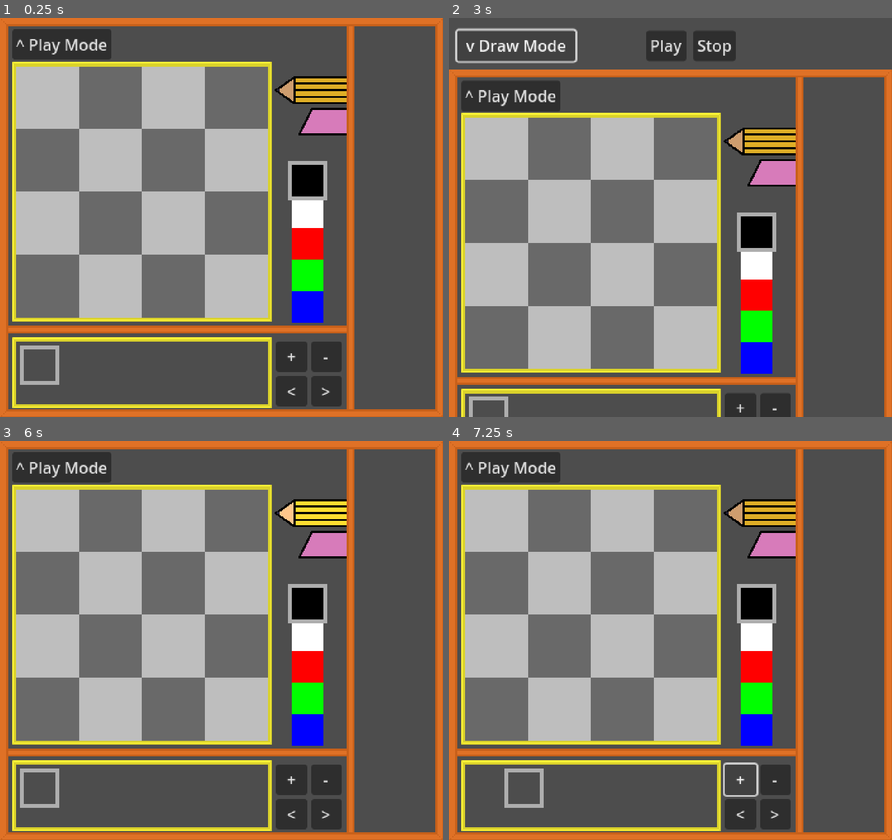
Above: before the commit, frames 1-4 (two rows, left to right).
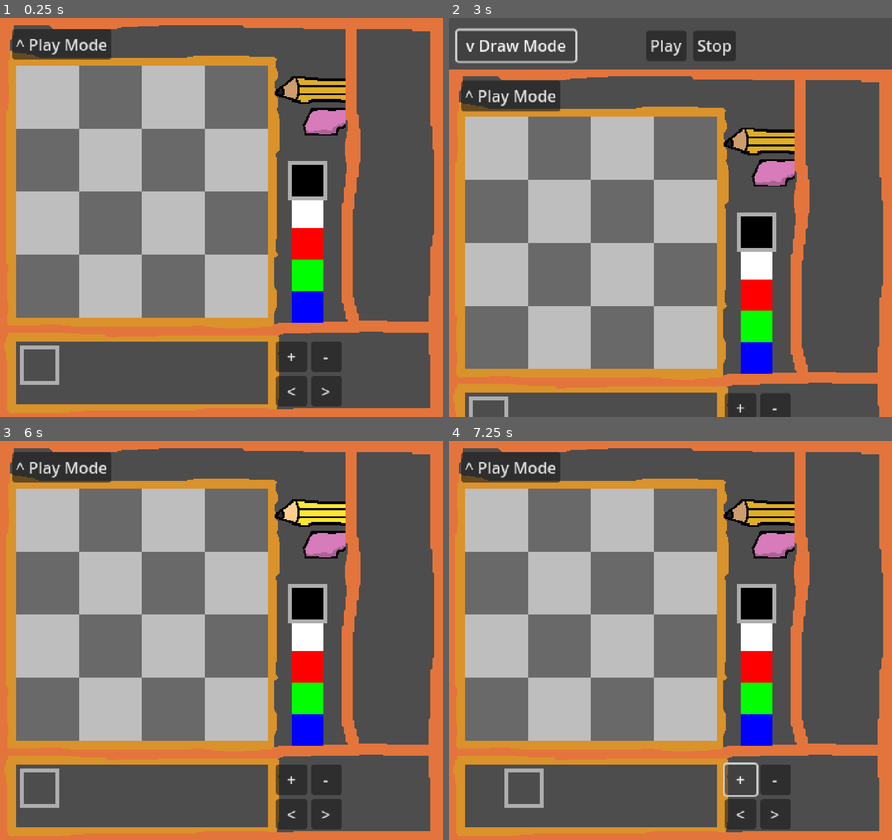
Above: after the commit, the same moments.

Repository: kennethbchen/Fireworkshop-Game
Game: Godot game, scene res://scenes/main.tscn
Same seed, same stepped clock (60 frames per second), same inputs: the game is played once before the commit and once after it. Sound files missing from this copy of the repository are replaced by a short silence.
Inputs (mouse positions are in pixels of both pictures, inside the frame that each line leads up to):
- Up to frame 1 (0.25 s): no input
- Up to frame 2 (3 s): click "^ Play Mode" at 0.5 s; click "Play" at 1.25 s; click "Play" at 2 s; click "v Draw Mode" at 2.75 s
- Up to frame 3 (6 s): click "^ Play Mode" at 3.5 s; click "Stop" at 4.25 s; click "v Draw Mode" at 5 s; click (314, 512) at 5.75 s
- Up to frame 4 (7.25 s): click "+" at 6.5 s

The runs differ from the first frame. In frame 1, 15% of the frame differs, in the area x 0-100%, y 0-100%; in frame 2, 13%; in frame 3, 15%; in frame 4, 15%.

Commit message:
Updated pencil and eraser buttons

Diff:
--- a/default_theme.tres
+++ /dev/null
@@ -1,34 +0,0 @@
-[gd_resource type="Theme" load_steps=7 format=3 uid="uid://cf4o03b3xx7wv"]
-
-[ext_resource type="Texture2D" uid="uid://dut4j4cbxvqd4" path="res://sprites/ui_panels/ui_panels_primary.png" id="1_a0p2m"]
-[ext_resource type="Texture2D" uid="uid://bgjqwba516tvb" path="res://sprites/ui_panels/ui_panels_primary_beam.png" id="1_q015j"]
-[ext_resource type="Texture2D" uid="uid://tj4wbbq327ih" path="res://sprites/ui_panels/ui_panels_secondary.png" id="2_ltyy5"]
-
-[sub_resource type="StyleBoxTexture" id="StyleBoxTexture_bcq6p"]
-texture = ExtResource("1_q015j")
-texture_margin_left = 2.0
-texture_margin_top = 2.0
-texture_margin_right = 2.0
-texture_margin_bottom = 2.0
-
-[sub_resource type="StyleBoxTexture" id="StyleBoxTexture_2ky14"]
-texture = ExtResource("1_a0p2m")
-texture_margin_left = 8.0
-texture_margin_top = 8.0
-texture_margin_right = 8.24296
-texture_margin_bottom = 8.0
-
-[sub_resource type="StyleBoxTexture" id="StyleBoxTexture_ss2qc"]
-texture = ExtResource("2_ltyy5")
-texture_margin_left = 4.0
-texture_margin_top = 3.91879
-texture_margin_right = 4.0
-texture_margin_bottom = 4.0
-
-[resource]
-PrimaryBeam/base_type = &"PrimaryPanel"
-PrimaryBeam/styles/panel = SubResource("StyleBoxTexture_bcq6p")
-PrimaryPanel/base_type = &"Panel"
-PrimaryPanel/styles/panel = SubResource("StyleBoxTexture_2ky14")
-SecondaryPanel/base_type = &"Panel"
-SecondaryPanel/styles/panel = SubResource("StyleBoxTexture_ss2qc")
--- a/project.godot
+++ b/project.godot
@@ -34,10 +34,6 @@
 "res://sprites/": "yellow"
 }
 
-[gui]
-
-theme/custom="res://default_theme.tres"
-
 [input]
 
 debug_quit_game={
--- a/scenes/main.tscn
+++ b/scenes/main.tscn
@@ -25,7 +25,6 @@
 [ext_resource type="AudioStream" uid="uid://bid0wb4vheshh" path="res://audio/firework_launch/launch_1.wav" id="11_ptbiw"]
 [ext_resource type="AudioStream" uid="uid://cn4ww8mi2xb1n" path="res://audio/firework_explosion/explosion_1.wav" id="12_scx8a"]
 [ext_resource type="SpriteFrames" uid="uid://c6amhny3q5yl7" path="res://animations/sample_explosion.tres" id="12_wq1f7"]
-[ext_resource type="Theme" uid="uid://cf4o03b3xx7wv" path="res://default_theme.tres" id="15_cbng0"]
 
 [sub_resource type="StyleBoxEmpty" id="StyleBoxEmpty_vhad2"]
 
@@ -41,6 +40,8 @@
 expand_margin_right = 4.0
 expand_margin_bottom = 4.0
 
+[sub_resource type="StyleBoxEmpty" id="StyleBoxEmpty_2eaiv"]
+
 [sub_resource type="StyleBoxEmpty" id="StyleBoxEmpty_k72q8"]
 
 [node name="Main" type="Node2D"]
@@ -65,33 +66,8 @@
 anchor_bottom = 1.0
 grow_horizontal = 2
 grow_vertical = 2
-theme = ExtResource("15_cbng0")
-
-[node name="Beam" type="Panel" parent="CreateModeUI"]
-layout_mode = 0
-offset_left = 8.0
-offset_top = 312.0
-offset_right = 352.0
-offset_bottom = 320.0
-theme_type_variation = &"PrimaryBeam"
-
-[node name="Beam2" type="Panel" parent="CreateModeUI"]
-layout_mode = 0
-offset_left = 360.0
-offset_top = 8.0
-offset_right = 749.0
-offset_bottom = 16.0
-rotation = 1.57079
-theme_type_variation = &"PrimaryBeam"
-
-[node name="BorderPanel" type="Panel" parent="CreateModeUI"]
-offset_right = 450.0
-offset_bottom = 405.0
-mouse_filter = 2
-theme_type_variation = &"PrimaryPanel"
-
-[node name="TextureRect" type="TextureRect" parent="CreateModeUI"]
-visible = false
+
+[node name="UI" type="TextureRect" parent="CreateModeUI"]
 layout_mode = 1
 anchors_preset = 8
 anchor_left = 0.5
@@ -105,14 +81,8 @@
 texture = ExtResource("7_kl15m")
 metadata/_edit_lock_ = true
 
-[node name="DrawingAreaPanel" type="Panel" parent="CreateModeUI"]
-offset_left = 12.0
-offset_top = 44.0
-offset_right = 276.0
-offset_bottom = 308.0
-theme_type_variation = &"SecondaryPanel"
-
 [node name="DrawingArea" type="TextureRect" parent="CreateModeUI"]
+layout_mode = 0
 offset_left = 16.0
 offset_top = 48.0
 offset_right = 48.0
@@ -130,9 +100,10 @@
 
 [node name="ToolVisibilityClip" type="Panel" parent="CreateModeUI"]
 clip_contents = true
+layout_mode = 0
 offset_left = 276.0
 offset_top = 37.0
-offset_right = 352.0
+offset_right = 351.0
 offset_bottom = 140.0
 theme_override_styles/panel = SubResource("StyleBoxEmpty_vhad2")
 
@@ -228,8 +199,7 @@
 offset_bottom = 4.0
 grow_horizontal = 2
 grow_vertical = 2
-theme = ExtResource("15_cbng0")
-theme_type_variation = &"SecondaryPanel"
+theme_override_styles/panel = SubResource("StyleBoxEmpty_2eaiv")
 
 [node name="SelectionCursor" type="Panel" parent="CreateModeUI/FlipbookNavigator/Panel"]
 visible = false
@@ -262,7 +232,6 @@
 [node name="ScrollContainer" type="ScrollContainer" parent="CreateModeUI/FlipbookNavigator/VBoxContainer"]
 layout_mode = 2
 size_flags_vertical = 3
-theme = ExtResource("15_cbng0")
 follow_focus = true
 vertical_scroll_mode = 0
 
@@ -326,6 +295,7 @@
 text = ">"
 
 [node name="PlayModeButton" type="Button" parent="CreateModeUI"]
+layout_mode = 0
 offset_left = 12.0
 offset_top = 11.0
 offset_right = 113.0
Binary file changed: sprites/eraser_button/eraser_button_hover.png
Binary file changed: sprites/eraser_button/eraser_button_normal.png
Binary file changed: sprites/eraser_button/eraser_button_pressed.png
Binary file changed: sprites/pencil_button/pencil_button_hover.png
Binary file changed: sprites/pencil_button/pencil_button_normal.png
Binary file changed: sprites/pencil_button/pencil_button_pressed.png
Binary file changed: sprites/ui.png
